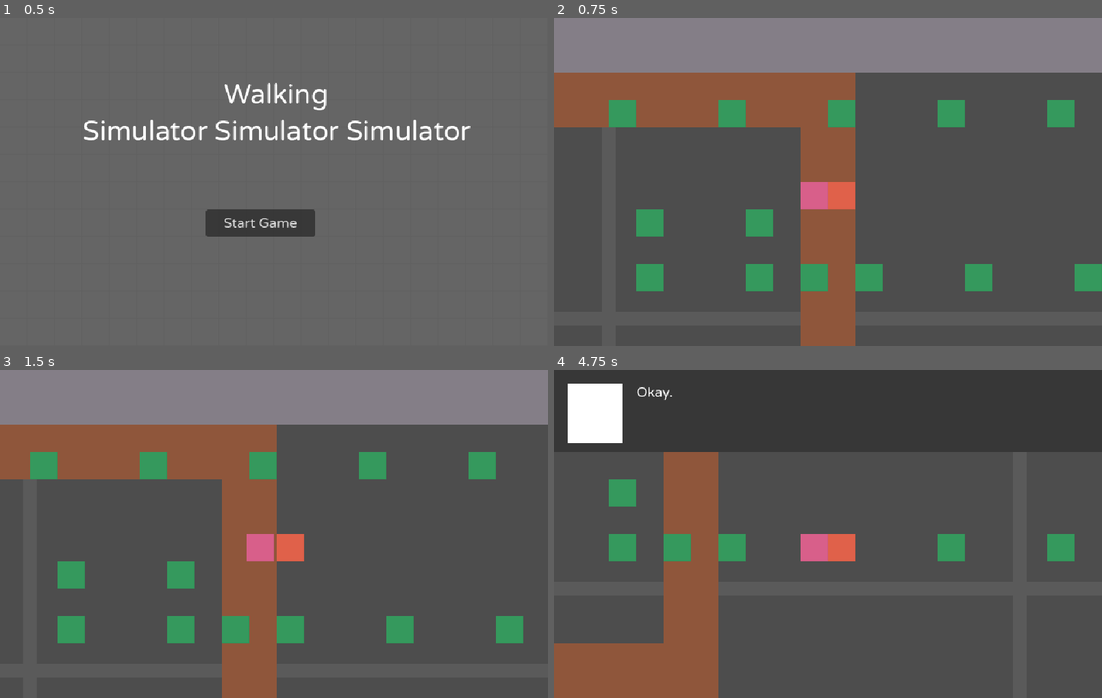
Above: before the commit, frames 1-4 (two rows, left to right).
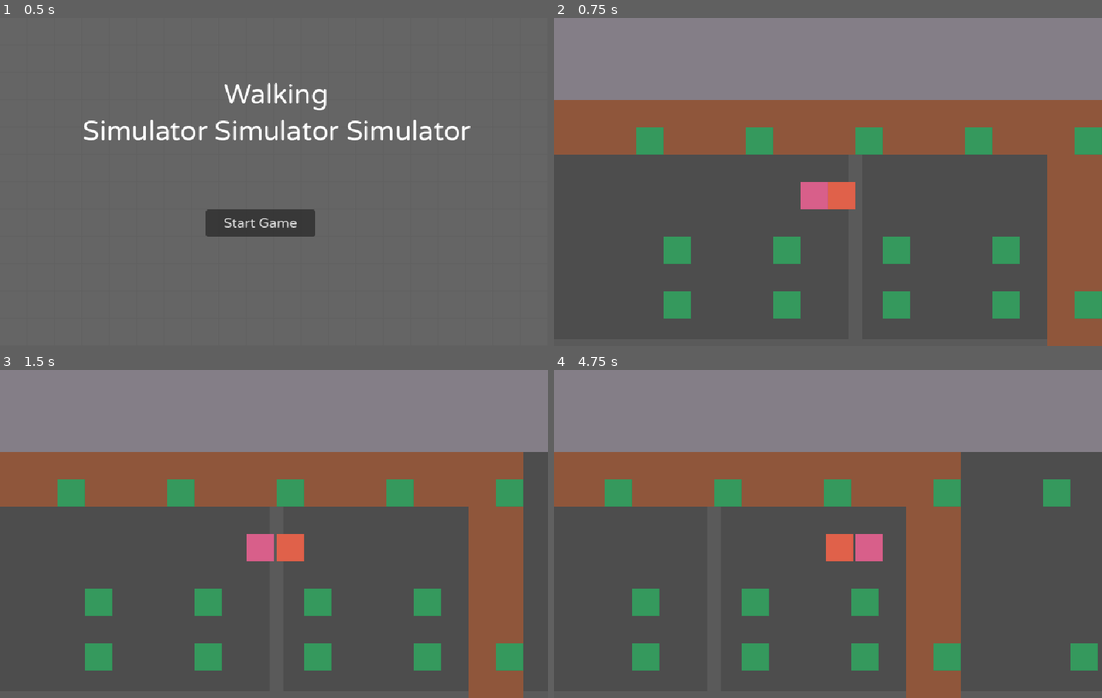
Above: after the commit, the same moments.

Repository: strawstack/MinnHax2023
Game: Godot game, scene res://main_menu.tscn
Two runs of this game, one before a commit and one after it. Both use one fixed random seed, a clock stepped at 60 frames per second and the inputs below.
Inputs:
- Up to frame 1 (0.5 s): no input
- Up to frame 2 (0.75 s): click "Start Game" at 0.5 s
- Up to frame 3 (1.5 s): tap Enter (action) at 1.25, 1.35 s; hold Right (right) from 1.28 s (still down)
- Up to frame 4 (4.75 s): release Right (right) at 2.03 s; hold Down (down) 2.03-2.78 s; tap Enter (action) every 0.75 s from 2.1 to 4.35 s; hold Right (right) 2.78-3.53 s; hold Up (up) 3.53-4.28 s; hold Left (left) from 4.28 s (still down)

Frame 1 is identical in both runs. In frame 2, 38% of the frame differs, in the area x 0-100%, y 16-100%; in frame 3, 38%; in frame 4, 55%, in the area x 0-100%, y 0-100%.

Commit message:
Progress all the way to fire scene

Diff:
--- a/MinnMaxGodot/events/afterIce/data.json
+++ b/MinnMaxGodot/events/afterIce/data.json
@@ -1,5 +1,18 @@
 {
 	"data": [
+		{
+			"type": "function",
+			"name": "showTag",
+			"value": "afterIce2"
+		},
+		{
+			"type": "function",
+			"name": "camera",
+			"value": {
+				"to": "ben",
+				"speed": 1
+			}
+		},
 		{
 			"type": "function",
 			"name": "switch",
--- a/MinnMaxGodot/events/atLookout/data.json
+++ b/MinnMaxGodot/events/atLookout/data.json
@@ -42,10 +42,15 @@
 		},
 		{
 			"type": "function",
+			"name": "camera_track",
+			"value": false
+		},
+		{
+			"type": "function",
 			"name": "camera",
 			"value": {
-				"to": "point_name",
-				"speed": 1000
+				"to": "monster_drain",
+				"speed": 1
 			}
 		},
 		{
@@ -53,23 +58,34 @@
 			"name": "zoom",
 			"value": {
 				"to": 2,
-				"speed": 1000
+				"speed": 1
 			}
+		},
+		{
+			"type": "function",
+			"name": "pause",
+			"value": 1
 		},
 		{
 			"type": "function",
 			"name": "zoom",
 			"value": {
 				"to": 1,
-				"speed": 1000
+				"speed": 1
 			}
 		},
 		{
 			"type": "function",
 			"name": "camera",
 			"value": {
-				"to": "character"
+				"to": "character",
+				"speed": 1
 			}
+		},
+		{
+			"type": "function",
+			"name": "camera_track",
+			"value": true
 		},
 		{
 			"type": "achievement",
--- a/MinnMaxGodot/events/atTheBeach/data.json
+++ b/MinnMaxGodot/events/atTheBeach/data.json
@@ -1,5 +1,9 @@
 {
 	"data": [
+		{
+			"type": "function",
+			"name": "dimLight"
+		},
 		{
 			"type": "text",
 			"name": "ben",
--- a/MinnMaxGodot/events/atTheFire/data.json
+++ b/MinnMaxGodot/events/atTheFire/data.json
@@ -2,8 +2,7 @@
 	"data": [
 		{
 			"type": "function",
-			"name": "cutscene",
-			"value": "fire"
+			"name": "startFire"
 		},
 		{
 			"type": "function",
@@ -28,10 +27,15 @@
 		},
 		{
 			"type": "function",
+			"name": "pause",
+			"value": 3
+		},
+		{
+			"type": "function",
 			"name": "camera",
 			"value": {
 				"to": "house_over_water",
-				"speed": 1000
+				"speed": 3
 			}
 		},
 		{
@@ -43,8 +47,8 @@
 			"type": "function",
 			"name": "camera",
 			"value": {
-				"to": "character",
-				"speed": 1000
+				"to": "ben",
+				"speed": 3
 			}
 		},
 		{
@@ -64,8 +68,11 @@
 		},
 		{
 			"type": "function",
-			"name": "cutscene",
-			"value": "fire_ends"
+			"name": "fireOff"
+		},
+		{
+			"type": "function",
+			"name": "raiseLight"
 		},
 		{
 			"type": "function",
@@ -90,6 +97,14 @@
 		},
 		{
 			"type": "function",
+			"name": "camera",
+			"value": {
+				"to": "leo",
+				"speed": 0.5
+			}
+		},
+		{
+			"type": "function",
 			"name": "switch",
 			"value": "leo"
 		}
--- a/MinnMaxGodot/events/atTheStairs/data.json
+++ b/MinnMaxGodot/events/atTheStairs/data.json
@@ -1,11 +1,24 @@
 {
 	"data": [
+		{
+			"type": "function",
+			"name": "camera",
+			"value": {
+				"to": "leo",
+				"speed": 1
+			}
+		},
+		{
+			"type": "function",
+			"name": "switch",
+			"value": "leo"
+		},
 		{
 			"type": "function",
 			"name": "move",
 			"value": {
 				"name": "leo",
-				"points": ["the_stairs"]
+				"points": ["leo_one", "leo_two", "the_stairs"]
 			}
 		},
 		{
@@ -24,11 +37,6 @@
 			"value": false
 		},
 		{
-			"type": "function",
-			"name": "switch",
-			"value": "leo"
-		},
-		{
 			"type": "text",
 			"name": "leo",
 			"value": "I’m going to take a breather for a minute."
--- a/MinnMaxGodot/events/atTheWindow/data.json
+++ b/MinnMaxGodot/events/atTheWindow/data.json
@@ -1,5 +1,10 @@
 {
 	"data": [
+		{
+			"type": "function",
+			"name": "showTag",
+			"value": "overByLeo"
+		},
 		{
 			"type": "text",
 			"name": "ben",
--- a/MinnMaxGodot/events/dairyQueen/data.json
+++ b/MinnMaxGodot/events/dairyQueen/data.json
@@ -1,5 +1,10 @@
 {
 	"data": [
+		{
+			"type": "function",
+			"name": "showTag",
+			"value": "atTheWindow"
+		},
 		{
 			"type": "text",
 			"name": "ben",
--- a/MinnMaxGodot/events/outsideCave/data.json
+++ b/MinnMaxGodot/events/outsideCave/data.json
@@ -32,6 +32,11 @@
 		},
 		{
 			"type": "function",
+			"name": "camera_track",
+			"value": false
+		},
+		{
+			"type": "function",
 			"name": "camera_rotate",
 			"value": true
 		},
@@ -59,6 +64,11 @@
 			"type": "function",
 			"name": "camera_rotate",
 			"value": false
+		},
+		{
+			"type": "function",
+			"name": "camera_track",
+			"value": true
 		}
 	]
 }
--- a/MinnMaxGodot/events/template/data.json
+++ b/MinnMaxGodot/events/template/data.json
@@ -10,13 +10,28 @@
 			"name": "camera",
 			"value": {
 				"to": "point_name/character",
-				"speed": 1000
+				"speed": 1
 			}
 		},
 		{
 			"type": "function",
 			"name": "seperate",
 			"value": true
+		},
+		{
+			"type": "function",
+			"name": "showTag",
+			"value": "tag_name"
+		},
+		{
+			"type": "function",
+			"name": "camera_track",
+			"value": true
+		},
+		{
+			"type": "function",
+			"name": "pause",
+			"value": 1
 		},
 		{
 			"type": "function",
--- a/MinnMaxGodot/events/topForestHill/data.json
+++ b/MinnMaxGodot/events/topForestHill/data.json
@@ -1,5 +1,13 @@
 {
 	"data": [
+		{
+			"type": "function",
+			"name": "camera",
+			"value": {
+				"to": "ben",
+				"speed": 1
+			}
+		},
 		{
 			"type": "function",
 			"name": "switch",
--- a/MinnMaxGodot/main.gd
+++ b/MinnMaxGodot/main.gd
@@ -5,7 +5,7 @@
 @export var tagsNode: Node2D
 @export var canvasLayerNode: CanvasLayer
 @export var canvasModulate: CanvasModulate
-@export var eventArtNode: Node2D
+@export var eventAssetsNode: Node2D
 
 var readyLookup = {
 	"leo": false,
@@ -17,6 +17,7 @@
 	"ready": false,
 	"event": false, # eventInProgress
 	"active_char": "ben",
+	"seperate": false,
 	"leo": {
 		"cell": Vector2(0, 0),
 		"moving": false,
@@ -26,6 +27,8 @@
 		"moving": false,
 	}
 }
+
+var pauseTimerCallback # set by pause function from json
 
 func fadeInComplete():
 	setState(func(s): s["event"] = true)
@@ -48,7 +51,7 @@
 	setState(func(s): s["ready"] = true)
 
 func cellToWorld(cellVec):
-	return cellVec * Vector2(32.0, 32.0)
+	return cellVec * 32.0
 
 func worldToCell(worldVec):
 	return Vector2(floor(worldVec.x / 32.0), floor(worldVec.y / 32.0))
@@ -63,7 +66,7 @@
 	return canvasLayerNode
 
 func getEventArtNode():
-	return eventArtNode
+	return eventAssetsNode
 
 func getState():
 	return state
@@ -83,5 +86,52 @@
 func cameraRotate(value):
 	$Camera2D.rotateCamera(value)
 
+func moveCamera(to, speed, callback):
+	var pos
+	if to == "ben":
+		pos = benNode.get_global_position()
+	elif to == "leo":
+		pos = leoNode.get_global_position()
+	else:
+		pos = $eventAssets.get_node(to).get_global_position()
+	$Camera2D.moveCamera(pos, speed, callback)
+
+func zoomCamera(to, speed, callback):
+	$Camera2D.zoomCamera(to, speed, callback)
+
+func cameraTrack(value):
+	$Camera2D.cameraTrack(value)
+
+func pause(value, callback):
+	$pauseTimer.set_wait_time(value)
+	pauseTimerCallback = callback
+	$pauseTimer.start()
+
+func seperate(value, callback):
+	setState(func(s): s["seperate"] = value)
+	callback.call()
+
+func calcDiffTime(prev, target):
+	return (target - prev).length() / 32 * 0.2
+
+func charMoveComplete(charName, pos, callback):
+	var cell = worldToCell(pos)
+	setState(func(s): s[charName]["cell"] = cell)
+	callback.call()
+
+func move(charName, points, callback):
+	var charNode = leoNode if charName == "leo" else benNode
+	var tween = create_tween()
+	var prevPos = charNode.get_global_position()
+	for point in points:
+		var targetPos = worldToCell($eventAssets.get_node(point).get_global_position()) * 32.0
+		tween.tween_property(charNode, "position", targetPos, calcDiffTime(prevPos, targetPos))
+		prevPos = targetPos
+	tween.tween_callback(func(): charMoveComplete(charName, prevPos, callback))
+
 func _process(_delta):
 	pass
+
+func _on_pause_timer_timeout():
+	pauseTimerCallback.call()
+	pauseTimerCallback = null
--- a/MinnMaxGodot/main.tscn
+++ b/MinnMaxGodot/main.tscn
@@ -69,14 +69,14 @@
 sources/3 = SubResource("TileSetAtlasSource_hc6do")
 sources/4 = SubResource("TileSetAtlasSource_aathe")
 
-[node name="main" type="Node" node_paths=PackedStringArray("leoNode", "benNode", "tagsNode", "canvasLayerNode", "canvasModulate", "eventArtNode")]
+[node name="main" type="Node" node_paths=PackedStringArray("leoNode", "benNode", "tagsNode", "canvasLayerNode", "canvasModulate", "eventAssetsNode")]
 script = ExtResource("1_wx1i1")
 leoNode = NodePath("leo")
 benNode = NodePath("ben")
 tagsNode = NodePath("tags")
 canvasLayerNode = NodePath("CanvasLayer")
 canvasModulate = NodePath("CanvasModulate")
-eventArtNode = NodePath("eventArt")
+eventAssetsNode = NodePath("eventAssets")
 
 [node name="CanvasModulate" type="CanvasModulate" parent="."]
 script = ExtResource("2_5cmae")
@@ -303,7 +303,7 @@
 script = ExtResource("32_s41ph")
 
 [node name="leo" type="Node2D" parent="."]
-position = Vector2(864, 224)
+position = Vector2(576, 192)
 script = ExtResource("2_g2cil")
 charName = "leo"
 
@@ -313,7 +313,7 @@
 texture = ExtResource("1_sodhu")
 
 [node name="ben" type="Node2D" parent="."]
-position = Vector2(896, 224)
+position = Vector2(608, 192)
 script = ExtResource("2_g2cil")
 charName = "ben"
 
@@ -432,6 +432,7 @@
 texture = ExtResource("1_sodhu")
 
 [node name="afterIce2" type="Node2D" parent="tags"]
+visible = false
 position = Vector2(528, 336)
 
 [node name="Sprite2D" type="Sprite2D" parent="tags/afterIce2"]
@@ -453,14 +454,14 @@
 texture = ExtResource("1_sodhu")
 
 [node name="topForestHill" type="Node2D" parent="tags"]
-position = Vector2(880, 336)
+position = Vector2(912, 336)
 
 [node name="Sprite2D" type="Sprite2D" parent="tags/topForestHill"]
 modulate = Color(0.207843, 0.6, 0.364706, 1)
 texture = ExtResource("1_sodhu")
 
 [node name="atTheStairs" type="Node2D" parent="tags"]
-position = Vector2(944, 336)
+position = Vector2(1008, 400)
 
 [node name="Sprite2D" type="Sprite2D" parent="tags/atTheStairs"]
 modulate = Color(0.207843, 0.6, 0.364706, 1)
@@ -523,6 +524,7 @@
 texture = ExtResource("1_sodhu")
 
 [node name="atTheWindow" type="Node2D" parent="tags"]
+visible = false
 position = Vector2(1840, 144)
 
 [node name="Sprite2D" type="Sprite2D" parent="tags/atTheWindow"]
@@ -530,17 +532,52 @@
 texture = ExtResource("1_sodhu")
 
 [node name="overByLeo" type="Node2D" parent="tags"]
+visible = false
 position = Vector2(1968, 144)
 
 [node name="Sprite2D" type="Sprite2D" parent="tags/overByLeo"]
 modulate = Color(0.207843, 0.6, 0.364706, 1)
 texture = ExtResource("1_sodhu")
 
-[node name="eventArt" type="Node2D" parent="."]
-
-[node name="blumpo" type="Sprite2D" parent="eventArt"]
+[node name="eventAssets" type="Node2D" parent="."]
+
+[node name="blumpo" type="Sprite2D" parent="eventAssets"]
 visible = false
 position = Vector2(784, 240)
 texture = ExtResource("1_sodhu")
 
+[node name="monster_drain" type="Node2D" parent="eventAssets"]
+position = Vector2(656, 464)
+
+[node name="Sprite2D" type="Sprite2D" parent="eventAssets/monster_drain"]
+texture = ExtResource("1_sodhu")
+
+[node name="leo_one" type="Node2D" parent="eventAssets"]
+position = Vector2(912, 496)
+
+[node name="Sprite2D" type="Sprite2D" parent="eventAssets/leo_one"]
+texture = ExtResource("1_sodhu")
+
+[node name="leo_two" type="Node2D" parent="eventAssets"]
+position = Vector2(1008, 496)
+
+[node name="Sprite2D" type="Sprite2D" parent="eventAssets/leo_two"]
+texture = ExtResource("1_sodhu")
+
+[node name="the_stairs" type="Node2D" parent="eventAssets"]
+position = Vector2(1008, 432)
+
+[node name="Sprite2D" type="Sprite2D" parent="eventAssets/the_stairs"]
+texture = ExtResource("1_sodhu")
+
+[node name="after_log" type="Node2D" parent="eventAssets"]
+position = Vector2(1168, 336)
+
+[node name="Sprite2D" type="Sprite2D" parent="eventAssets/after_log"]
+texture = ExtResource("1_sodhu")
+
+[node name="pauseTimer" type="Timer" parent="."]
+one_shot = true
+
 [connection signal="timeout" from="CanvasLayer/achievementBox/upTimer" to="CanvasLayer" method="_on_up_timer_timeout"]
+[connection signal="timeout" from="pauseTimer" to="." method="_on_pause_timer_timeout"]
--- a/MinnMaxGodot/player.gd
+++ b/MinnMaxGodot/player.gd
@@ -28,7 +28,8 @@
 	tween.tween_callback(movingFalse)
 
 	# Announce movement
-	if gc.getState()["active_char"] == charName:
+	var state = gc.getState()
+	if not state["seperate"] and state["active_char"] == charName:
 		otherCharNode().listenForMovement(curCell)
 
 func listenForMovement(targetCell):
--- a/MinnMaxGodot/playerCamera.gd
+++ b/MinnMaxGodot/playerCamera.gd
@@ -14,9 +14,11 @@
 	leoNode = gc.getLeoNode()
 	benNode = gc.getBenNode()
 
+func cameraTrack(value):
+	trackPlayer = value
+
 func rotateCamera(value):
 	if value:
-		trackPlayer = false
 		set_ignore_rotation(false)
 		shouldRotate = true
 		var pos = get_global_position()
@@ -26,10 +28,27 @@
 		tween.set_loops()
 	else:
 		tween.stop()
-		trackPlayer = true
 		shouldRotate = false
 		set_rotation(0)
 		set_ignore_rotation(true)
+
+func moveCameraComplete(pos, callback):
+	set_global_position(pos)
+	callback.call()
+
+func moveCamera(pos, speed, callback):
+	var tween = create_tween()
+	tween.tween_property(self, "position", pos, speed)
+	tween.tween_callback(func(): moveCameraComplete(pos, callback))
+
+func zoomCameraComplete(value, callback):
+	set_zoom(Vector2(1, 1) * value)
+	callback.call()
+
+func zoomCamera(value, speed, callback):
+	var tween = create_tween()
+	tween.tween_property(self, "zoom", Vector2(1, 1) * value, speed)
+	tween.tween_callback(func(): zoomCameraComplete(value, callback))
 
 func _process(delta):
 	var state = gc.getState()
--- a/MinnMaxGodot/tags.gd
+++ b/MinnMaxGodot/tags.gd
@@ -11,9 +11,17 @@
 func _ready():
 	gc = get_tree().root.get_node("main")
 	canvasLayerNode = gc.getCanvasLayer()
+	var hidden = {"afterIce2": true, "overByLeo": true, "atTheWindow": true}
 	for child in get_children():
-		var hashCell = gc.hashCell(gc.worldToCell(child.get_global_position()))
-		tagLookup[hashCell] = child
+		if not (child.name in hidden):
+			var hashCell = gc.hashCell(gc.worldToCell(child.get_global_position()))
+			tagLookup[hashCell] = child
+
+func showTag(tagName):
+	var node = get_node(tagName)
+	var hashCell = gc.hashCell(gc.worldToCell(node.get_global_position()))
+	tagLookup[hashCell] = node
+	node.set_visible(true)
 
 func callStartEvent(pathName):
 	var jsonString = readFile(pathName)
@@ -61,17 +69,46 @@
 		index += 1
 		if step["type"] == "text":
 			handleText(step["name"], step["value"])
+
 		elif step["type"] == "achievement":
 			handleAchievement(step["name"], step["value"])
+
 		elif step["type"] == "function":
+
 			if step["name"] == "switch":
 				handleSwitch(step["value"])
+
 			elif step["name"] == "showBlumpo":
 				gc.getEventArtNode().get_node("blumpo").set_visible(true)
 				stepComplete()
+
 			elif step["name"] == "camera_rotate":
 				gc.cameraRotate(step["value"])
 				stepComplete()
+
+			elif step["name"] == "camera":
+				gc.moveCamera(step["value"]["to"], step["value"]["speed"], stepComplete)
+
+			elif step["name"] == "zoom":
+				gc.zoomCamera(step["value"]["to"], step["value"]["speed"], stepComplete)
+
+			elif step["name"] == "camera_track":
+				gc.cameraTrack(step["value"])
+				stepComplete()
+
+			elif step["name"] == "pause":
+				gc.pause(step["value"], stepComplete)
+
+			elif step["name"] == "seperate":
+				gc.seperate(step["value"], stepComplete)
+
+			elif step["name"] == "move":
+				gc.move(step["value"]["name"], step["value"]["points"], stepComplete)
+
+			elif step["name"] == "showTag":
+				showTag(step["value"])
+				stepComplete()
+
 			else:
 				print("Warning: ", step["type"], ": ", step["name"])
 				stepComplete()
